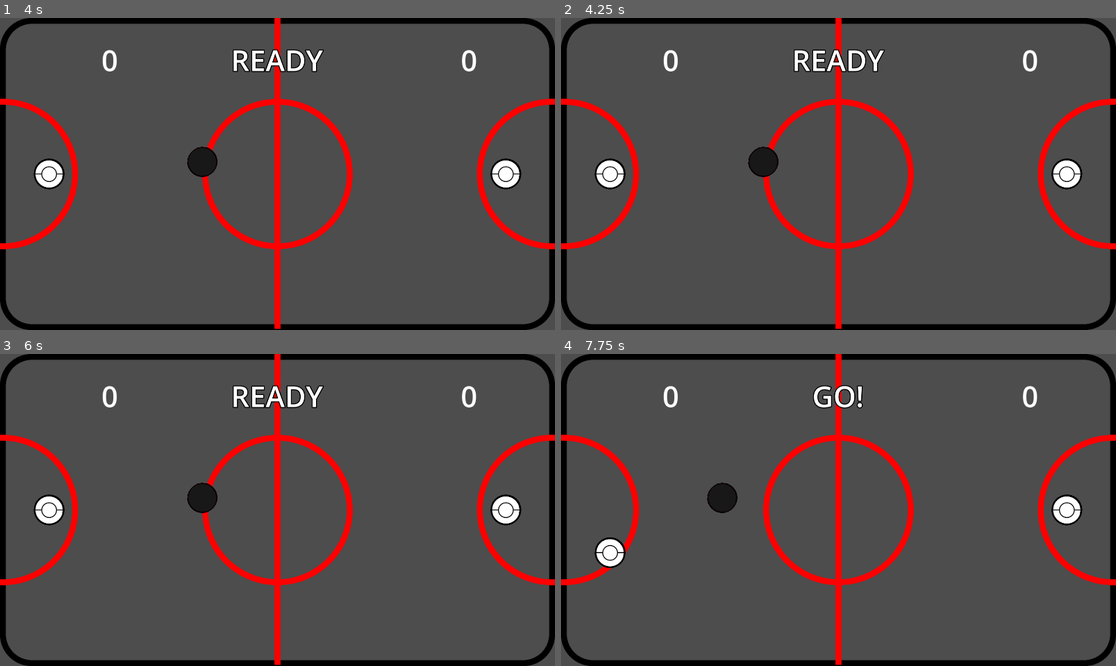
Above: before the commit, frames 1-4 (two rows, left to right).
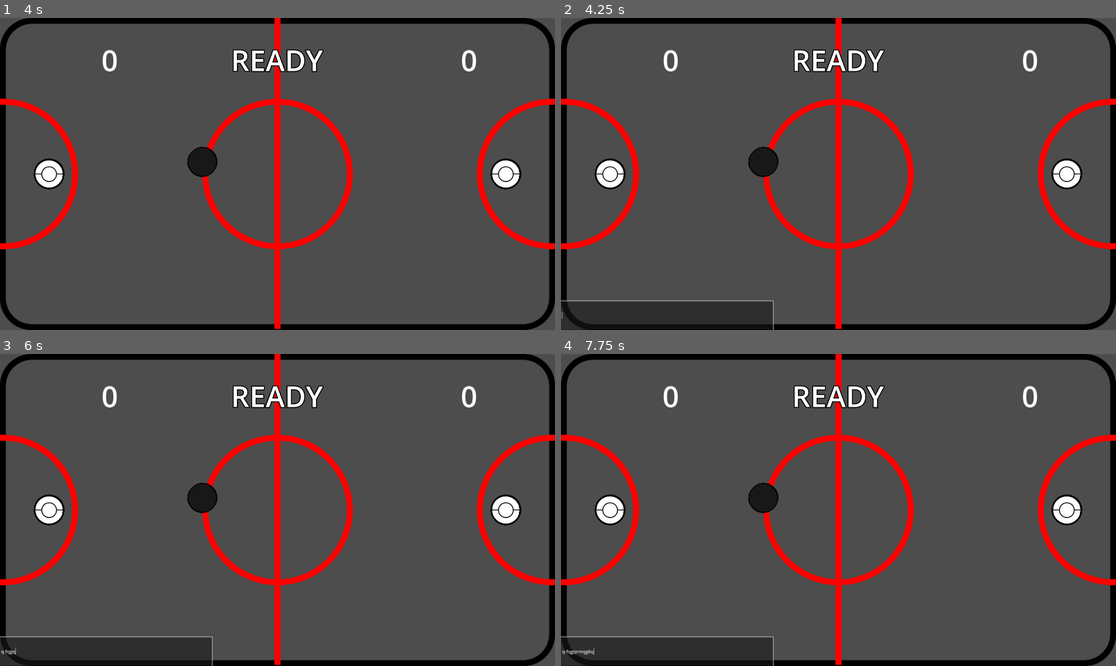
Above: after the commit, the same moments.

Repository: SingleArity/CoffeeTableAirHockey
Game: Godot game, scene res://Scenes/Game.tscn
Two runs of this game, one before a commit and one after it. Both use one fixed random seed, a clock stepped at 60 frames per second and the inputs below.
Inputs:
- Up to frame 1 (4 s): tap Enter at 0.5, 2, 3.5 s; hold G (move_right) 0.53-1.28 s; tap Q (power) at 0.6, 1.55, 2.3, 3.05, 3.8 s; tap Space at 1.25, 2.75 s; hold F (move_back) 1.28-2.03 s; tap A (block) at 1.35 s; hold G (move_right) 2.03-2.78 s; tap B (block_p2) at 2.1 s; hold R (move_forward) 2.78-3.53 s; tap Down (move_back_p2) at 2.85 s; hold D (move_left) from 3.53 s (still down); tap Up (move_forward_p2) at 3.6 s
- Up to frame 2 (4.25 s): keep holding D (move_left); tap ` (dev_console, bound only after the commit) at 4.15 s
- Up to frame 3 (6 s): tap Left (move_left_p2) at 4.35 s; tap Q (power) at 4.55, 5.3, 5.85 s; tap Space at 5 s; release D (move_left) at 5.03 s; hold F (move_back) 5.03-5.78 s; tap Right (move_right_p2) at 5.1 s; hold G (move_right) from 5.78 s (still down)
- Up to frame 4 (7.75 s): release G (move_right) at 6.53 s; hold R (move_forward) 6.53-7.28 s; tap M (power_p2) at 6.6 s; tap Q (power) at 6.8, 7.55 s; hold G (move_right) from 7.28 s (still down); tap 6 (ready_p1) at 7.35 s

Frame 1 is identical in both runs. In frame 2, 2.9% of the frame differs, in the area x 0-39%, y 90-100%; in frame 3, 2.9%; in frame 4, 5.3%, in the area x 0-59%, y 10-100%.

Commit message:
added dev console

Diff:
--- a/Scenes/Game.tscn
+++ b/Scenes/Game.tscn
@@ -9,6 +9,7 @@
 [ext_resource type="PackedScene" uid="uid://crka4338hy8ln" path="res://Scenes/chevron.tscn" id="7_f6tdj"]
 [ext_resource type="PackedScene" uid="uid://do7q6urpwl06e" path="res://Scenes/blocker.tscn" id="8_k2qgw"]
 [ext_resource type="Texture2D" uid="uid://beon3pd36g8vs" path="res://Sprites/mallet.png" id="9_xldi5"]
+[ext_resource type="Script" path="res://Scripts/dev_console.gd" id="10_mqsam"]
 
 [sub_resource type="PhysicsMaterial" id="PhysicsMaterial_b48tr"]
 friction = 0.0
@@ -197,6 +198,7 @@
 wait_time = 2.0
 
 [node name="SpinDischarge" type="Timer" parent="Mallet_P1"]
+wait_time = 0.5
 
 [node name="Mallet_P2" type="AnimatableBody2D" parent="." groups=["mallet"]]
 position = Vector2(1750, 531)
@@ -223,9 +225,37 @@
 
 [node name="SpinDischarge" type="Timer" parent="Mallet_P2"]
 
+[node name="UI" type="Control" parent="."]
+layout_mode = 3
+anchors_preset = 0
+offset_right = 1920.0
+offset_bottom = 1080.0
+
+[node name="DevConsole" type="VBoxContainer" parent="UI"]
+visible = false
+layout_mode = 1
+anchors_preset = 2
+anchor_top = 1.0
+anchor_bottom = 1.0
+offset_top = -260.0
+offset_right = 734.0
+grow_vertical = 0
+script = ExtResource("10_mqsam")
+
+[node name="RichTextLabel" type="RichTextLabel" parent="UI/DevConsole"]
+layout_mode = 2
+size_flags_vertical = 3
+
+[node name="Line" type="LineEdit" parent="UI/DevConsole"]
+custom_minimum_size = Vector2(0, 100)
+layout_mode = 2
+max_length = 100
+caret_blink = true
+
 [connection signal="timeout" from="Puck/SpinDecay" to="Puck" method="_on_spin_decay_timeout"]
 [connection signal="timeout" from="Mallet_P1/PowerTimer" to="Mallet_P1" method="_on_power_timer_timeout"]
 [connection signal="timeout" from="Mallet_P1/CooldownTimer" to="Mallet_P1" method="_on_cooldown_timer_timeout"]
 [connection signal="timeout" from="Mallet_P1/SpinDischarge" to="Mallet_P1" method="_on_spin_discharge_timeout"]
 [connection signal="timeout" from="Mallet_P2/PowerTimer" to="Mallet_P2" method="_on_power_timer_timeout"]
 [connection signal="timeout" from="Mallet_P2/CooldownTimer" to="Mallet_P2" method="_on_cooldown_timer_timeout"]
+[connection signal="text_submitted" from="UI/DevConsole/Line" to="UI/DevConsole" method="_on_line_text_submitted"]
--- /dev/null
+++ b/Scripts/dev_console.gd
@@ -0,0 +1,58 @@
+extends VBoxContainer
+
+var active = false
+
+# COMMANDS
+#
+## SET
+## set game variable value
+## set path/to/node variable value
+#
+## CALL
+## call game functionname
+## call path/to/node functionname [optional parameter]
+#
+var cmds = {
+	"set": "set_var",
+	"call": "call_func"
+}
+
+func set_active(state):
+	active = state
+	if(state):
+		$Line.grab_focus()
+
+func _on_line_text_submitted(new_text: String) -> void:
+	if(active):
+		register_command(new_text)
+
+func register_command(text):
+	print("registered: ", text)
+	var text_split = text.split(" ")
+	var cmd = text_split[0]
+	print("command: ", cmd)
+	match text_split.size():
+		3:
+			call(cmds[cmd], text_split[1], text_split[2])
+		4:
+			call(cmds[cmd], text_split[1], text_split[2], text_split[3])
+
+func set_var(nodename, var_name, value):
+	#if(nodename == "game" or nodename == "Game"):
+		#Game.set(var_name,value)
+	#else:
+	if(value.is_valid_int()):
+		value = int(value)
+	elif(value.is_valid_float):
+		value = float(value)
+	get_node("/root").find_child(nodename,true,false).set(var_name,value)
+		#get_node(nodename).set(var_name,value)
+
+func call_func(nodename, funcname, extra_param = null):
+	#if(nodename == "game" or nodename == "Game"):
+		#Game.call(funcname)
+	#else:
+	if(extra_param == null):
+		get_node("/root").find_child(nodename,true,false).call(funcname)
+	else:
+		get_node("/root").find_child(nodename,true,false).call(funcname,extra_param)
--- a/Scripts/game_script.gd
+++ b/Scripts/game_script.gd
@@ -26,6 +26,7 @@
 @onready var p2 = $Mallet_P2
 
 var paused_control_player
+var dev_console_active = false
 
 func _ready():
 	# Initialize the game in READY state
@@ -38,6 +39,17 @@
 
 	# Connect to the signal that indicates a score
 	SignalBus.score_updated.connect(_on_score_updated)
+
+func _process(delta: float) -> void:
+	if(Input.is_action_just_pressed("dev_console")):
+		if(!$UI/DevConsole.active):
+			$UI/DevConsole.visible = true
+			$UI/DevConsole.set_active(true)
+			dev_console_active = true
+		else:
+			$UI/DevConsole.visible = false
+			$UI/DevConsole.set_active(false)
+			dev_console_active = false
 
 func change_state(new_state):
 	current_state = new_state
--- a/Scripts/mallet.gd
+++ b/Scripts/mallet.gd
@@ -24,13 +24,15 @@
 var blocker
 
 var current_move_speed = 8
+var spin_decay = 4
 
 var power_is_held
 var power_pressed_dir: Vector2
 var dash_angle_degrees
+var dash_adjust_speed = 4
 var power_lvl = 0
 var spin_power
-const MAX_SPIN_POWER = 30
+const MAX_SPIN_POWER = 27
 
 var kb_input = true
 
@@ -69,7 +71,7 @@
 
 # Called every frame. 'delta' is the elapsed time since the previous frame.
 func _process(delta: float) -> void:
-	if (!can_control):
+	if (!can_control or game.dev_console_active):
 		return
 
 	move_vertical = Input.get_joy_axis(0,JOY_AXIS_LEFT_X)
@@ -137,13 +139,13 @@
 		right = current_input_map[2]
 	#right
 	if(Input.is_action_just_pressed(left)):
-		spin_power -= 2
+		spin_power -= 8
 		#cap spin_power
 		spin_power = max(spin_power, MAX_SPIN_POWER * -1)
 		$SpinDischarge.start(1.0)
 	#p1 right
 	if(Input.is_action_just_pressed(right)):
-		spin_power += 2
+		spin_power += 8
 		#cap spin_power
 		spin_power = min(spin_power,MAX_SPIN_POWER)
 		$SpinDischarge.start(1.0)
@@ -151,9 +153,9 @@
 func adjust_dash_direction(angle):
 	var pressed_dir_angle = rad_to_deg(power_pressed_dir.angle())
 	if(angle < 0.0):
-		pressed_dir_angle += 1
+		pressed_dir_angle += dash_adjust_speed
 	elif(angle > 0.0):
-		pressed_dir_angle -= 1
+		pressed_dir_angle -= dash_adjust_speed
 	power_pressed_dir = Vector2.from_angle(deg_to_rad(pressed_dir_angle))
 	return pressed_dir_angle
 
@@ -222,9 +224,14 @@
 func _on_spin_discharge_timeout() -> void:
 	#less spin each timeout
 	if(spin_power > 0):
-		spin_power -= 1
+		spin_power -= spin_decay
 	elif(spin_power < 0):
-		spin_power += 1
+		spin_power += spin_decay
 	#if spin not fully dissipated, continue
 	if(spin_power != 0):
 		$SpinDischarge.start(1.0)
+
+func set_spin_decay(val_string):
+	print("hi")
+	print(int(val_string))
+	spin_decay = int(val_string)
--- a/Scripts/table.gd
+++ b/Scripts/table.gd
@@ -13,6 +13,8 @@
 
 # Called every frame. 'delta' is the elapsed time since the previous frame.
 func _process(_delta: float) -> void:
+	if(game.dev_console_active):
+		return
 	# Check if either ready button is pressed to start the game
 	if (Input.is_action_just_pressed("ready_p1") or
 	Input.is_action_just_pressed("ready_p2")):
--- a/project.godot
+++ b/project.godot
@@ -136,6 +136,11 @@
 "events": [Object(InputEventKey,"resource_local_to_scene":false,"resource_name":"","device":-1,"window_id":0,"alt_press …(192 unchanged characters)…
 ]
 }
+dev_console={
+"deadzone": 0.5,
+"events": [Object(InputEventKey,"resource_local_to_scene":false,"resource_name":"","device":-1,"window_id":0,"alt_pressed":false,"shift_pressed":false,"ctrl_pressed":false,"meta_pressed":false,"pressed":false,"keycode":0,"physical_keycode":96,"key_label":0,"unicode":96,"location":0,"echo":false,"script":null)
+]
+}
 
 [rendering]
 
Not shown: 1 places in Scenes/Game.tscn that only renumber resources
